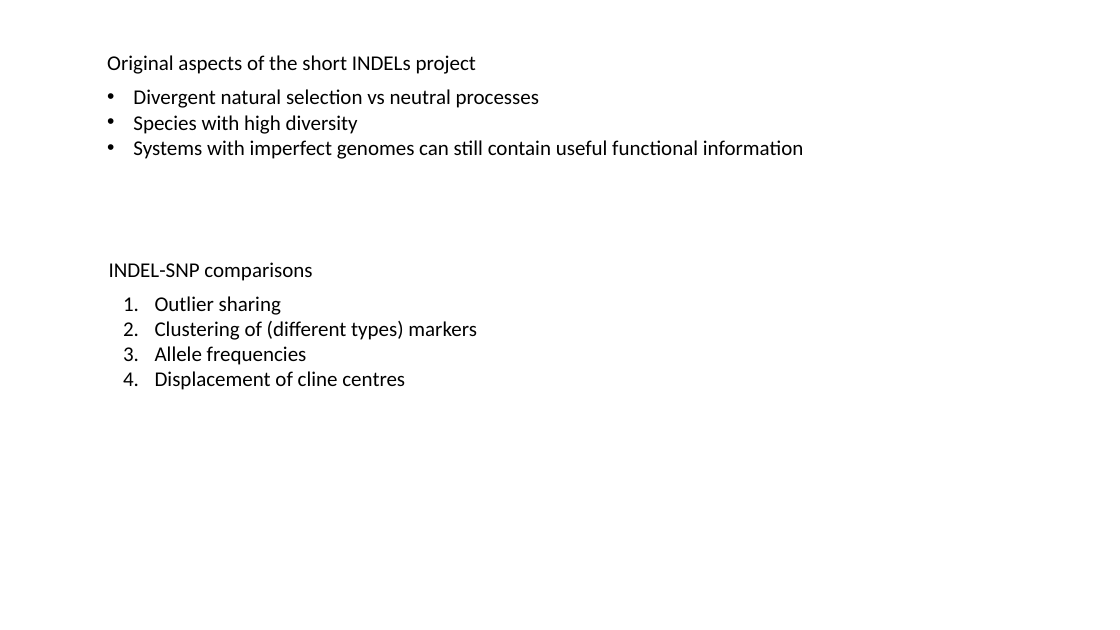
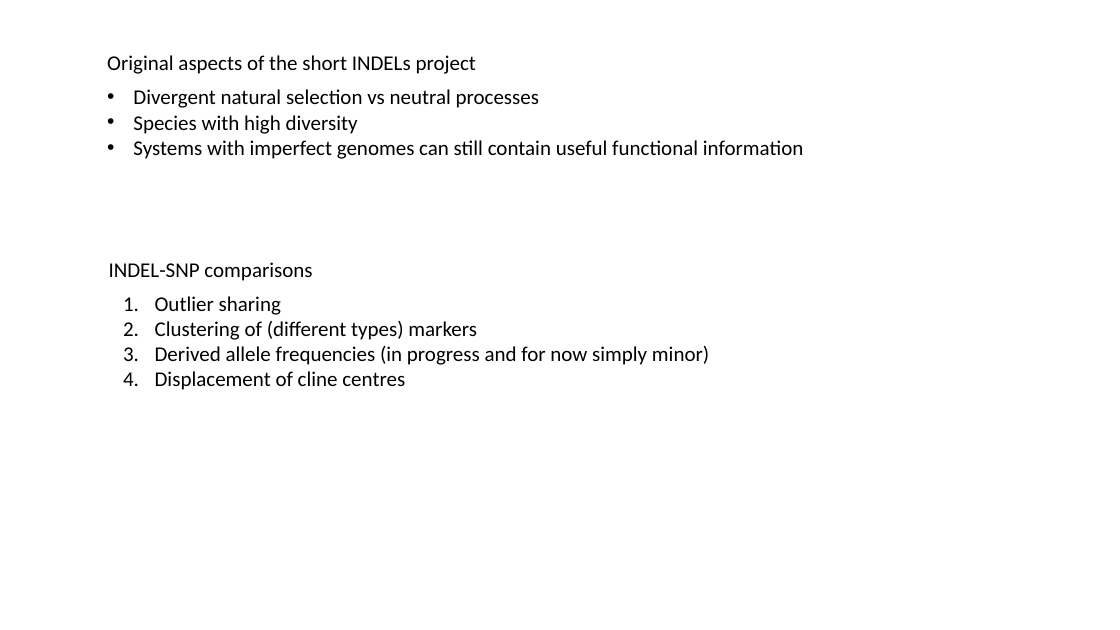
Before and after one commit to sam0per/Littorina_saxatilis_short_variants, a slide deck: slide 2 of short_genetic_variants/docs/short_indels.pptx. Drawn at 1120x630 pixels with LibreOffice and Linux fonts; fonts in the diff are those of the drawing. Boxes give left, top, right and bottom in pixels: in the first picture for what was removed or moved away, otherwise in the second. Text is boxed around its words. In the diff, an @@ line names an element or a change of style, - is before the commit and + after.

```diff
--- a/short_genetic_variants/docs/short_indels.pptx
+++ b/short_genetic_variants/docs/short_indels.pptx
@@ text at bbox=[155, 346, 709, 365]: text changed @@
-3. Allele frequencies
+3. Derived allele frequencies (in progress and for now simply minor)
```
Also in this commit, not shown: 6 other slides changed, 2 slides added, 2 slides removed, 1 other file.
